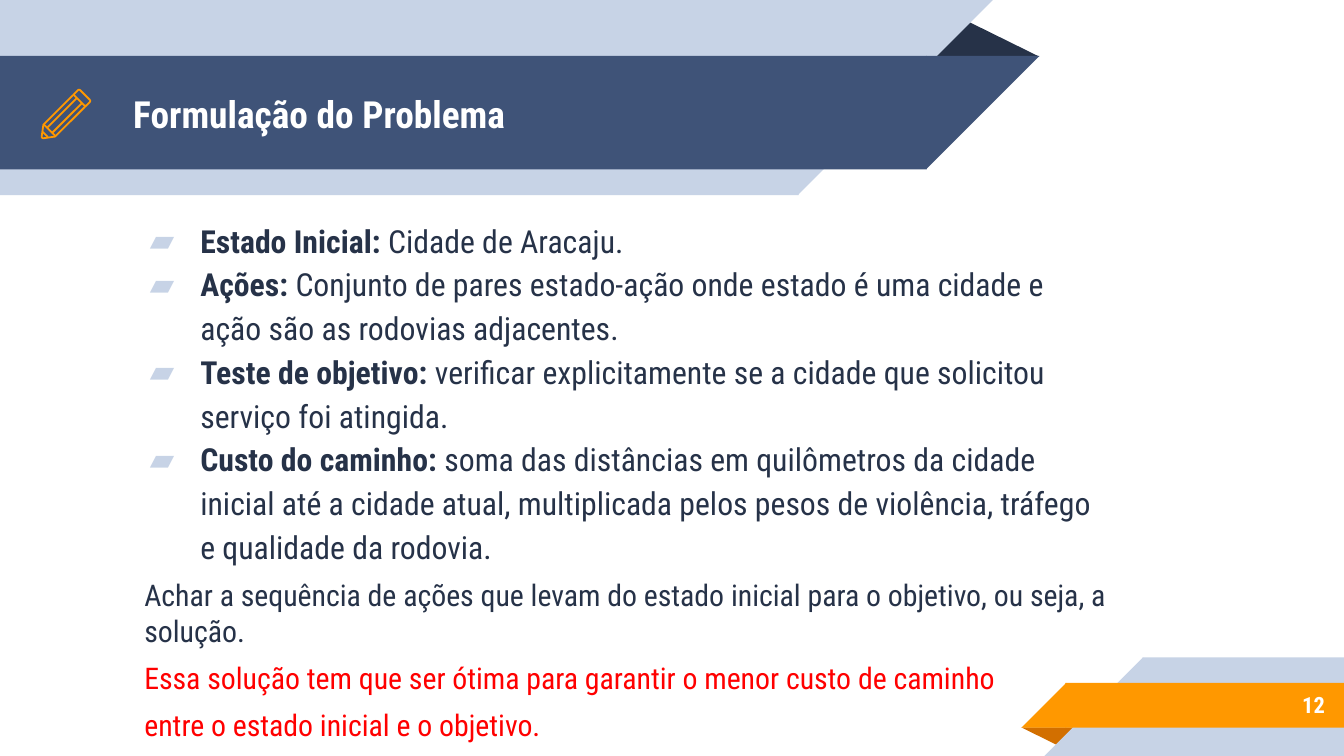
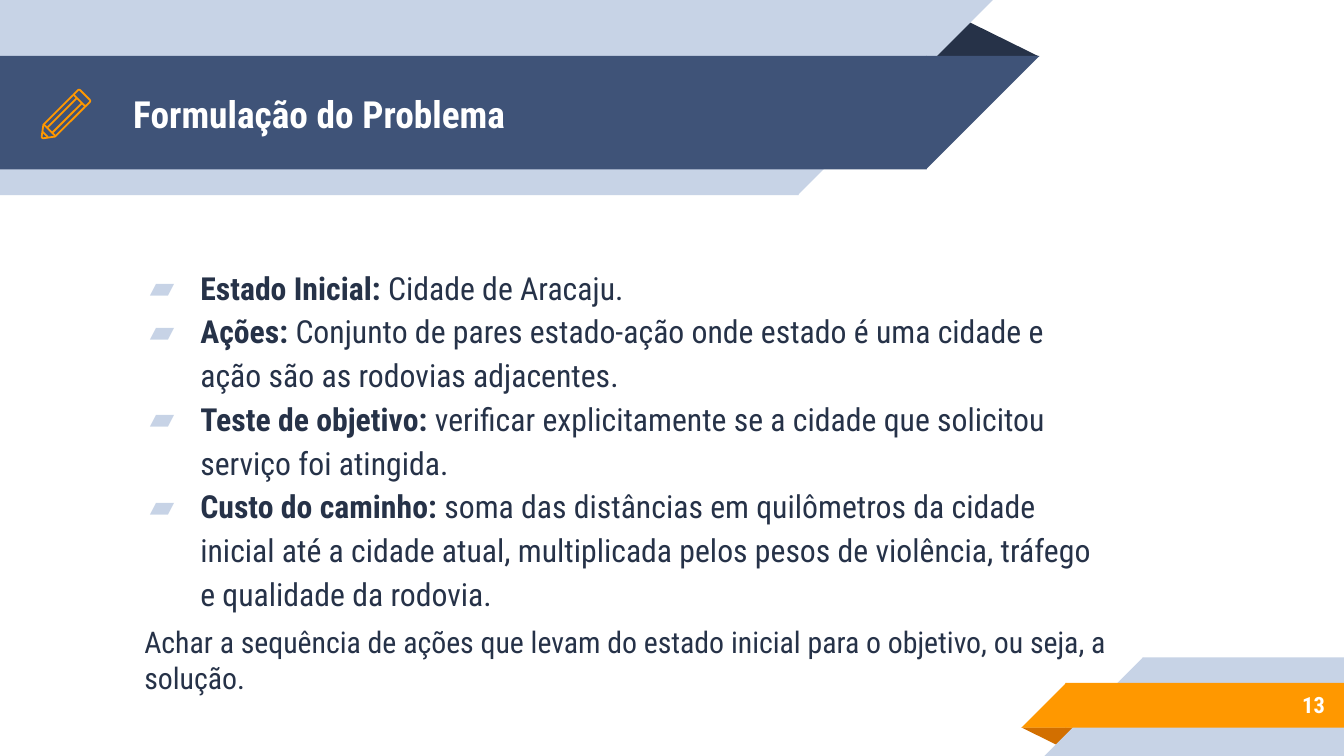
Before and after one commit to vanessals95/Projeto1_Inteligencia_Artificial, a slide deck: slide 13 of Apresentação_IA_Projeto1.pptx (slide 12 before the commit). Drawn at 1344x756 pixels with LibreOffice and Linux fonts; fonts in the diff are those of the drawing. Boxes give left, top, right and bottom in pixels: in the first picture for what was removed or moved away, otherwise in the second. Text is boxed around its words. In the diff, an @@ line names an element or a change of style, - is before the commit and + after.

```diff
--- a/Apresentação_IA_Projeto1.pptx
+++ b/Apresentação_IA_Projeto1.pptx
@@ text at [144,666,995,743]: paragraphs removed @@
-Essa solução tem que ser ótima para garantir o menor custo de caminho
-entre o estado inicial e o objetivo.
@@ page number at [1302,697,1325,714]: text changed @@
-12
+13
```
Also in this commit, not shown: 4 other slides changed, 7 slides added, 11 slides removed, 14 other files.
